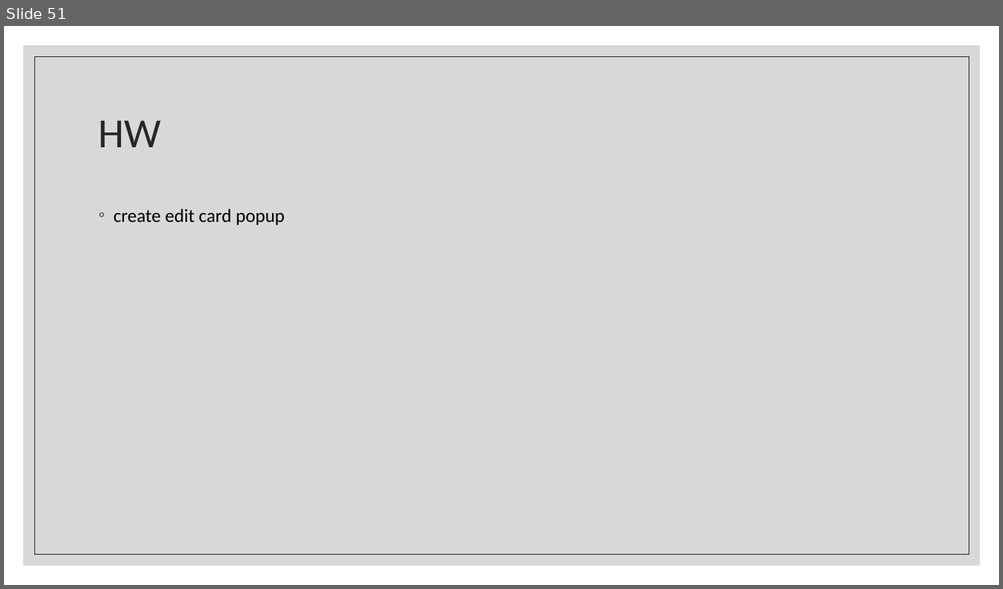
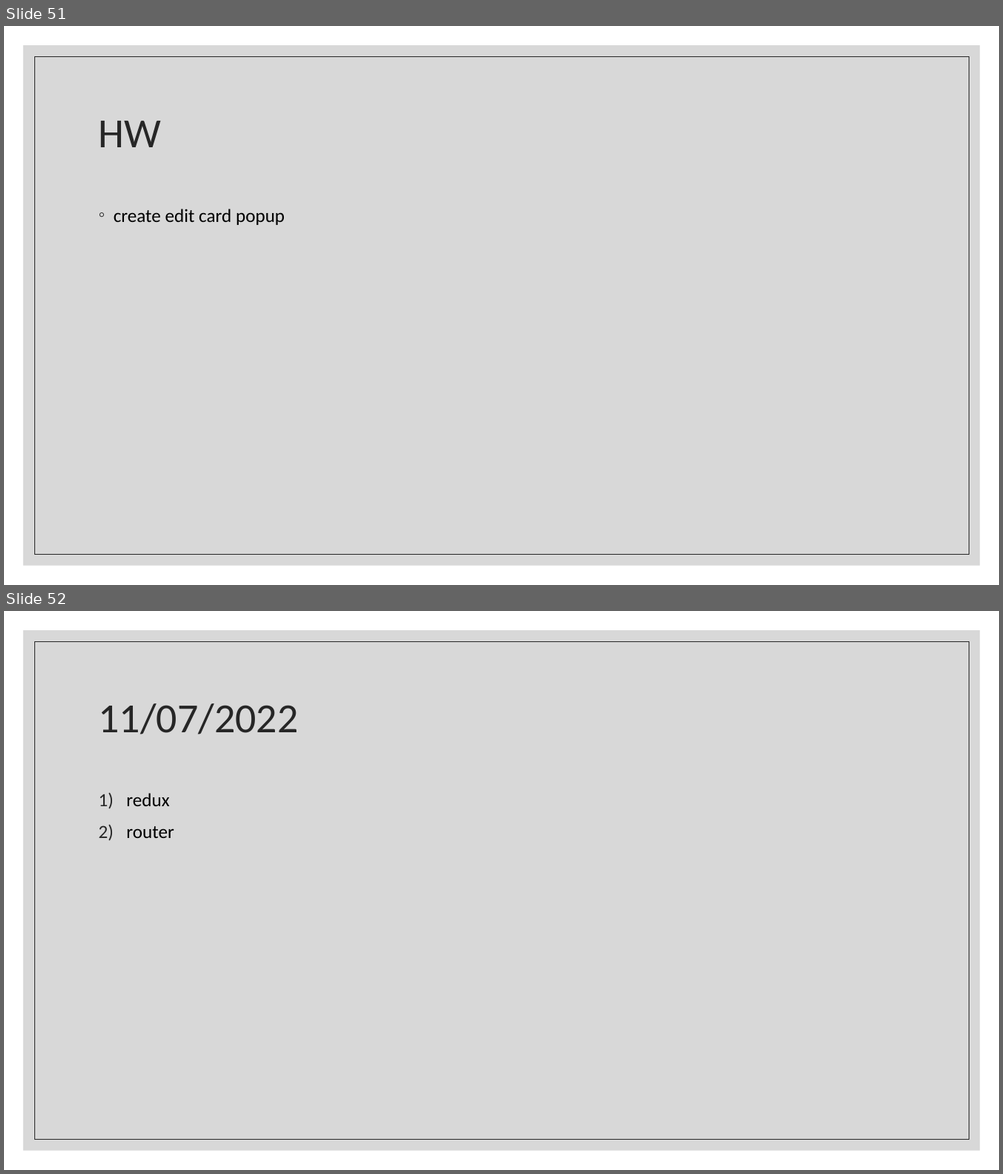
Before and after one commit to Rlss91/ht_W011121MR_morning_first-project, a slide deck: docs/React.pptx. Shown one above the other, each under a label of ours: slide 51 before the commit, slides 51 and 52 after it. The pictures are 1003x589 and 1003x1174 pixels, drawn with LibreOffice and Linux fonts; fonts in the diff are those of the drawing. Boxes give left, top, right and bottom in pixels: in the first picture for what was removed or moved away, otherwise in the second. Text is boxed around its words. In the diff, an @@ line names an element or a change of style, - is before the commit and + after.

Commit message:
redux

```diff
--- a/docs/React.pptx
+++ b/docs/React.pptx
@@ slide 52 added at (4, 611, 999, 1170), background #FFFFFF; not listed: 2 template elements that a slide beside it also shows @@
@@ title added at (99, 703, 299, 735), 40 pt, text #262626 @@
+11/07/2022
@@ text added at (126, 793, 173, 838), 18 pt, text #000000 @@
+1) redux
+2) router
```
Also in this commit, not shown: 1 slide changed, 4 other slides added, 1 slide removed, 8 other files.
